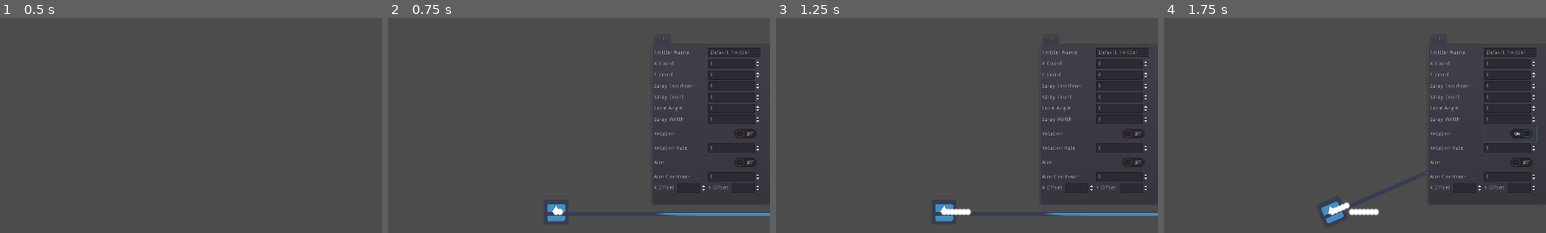
Above: before the commit, frames 1-4 (left to right).
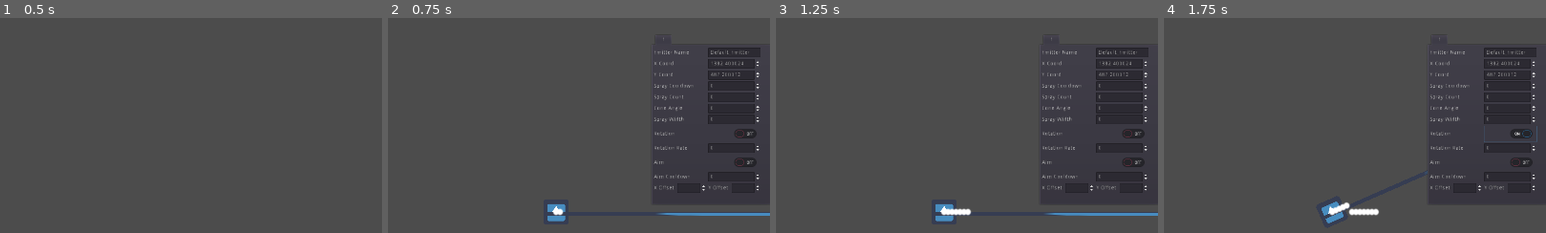
Above: after the commit, the same moments.

Repository: NosebleedPlant/Minnie-Danmaku-Tool
Game: Godot game, scene res://Scenes/Main.tscn
Same seed, same stepped clock (60 frames per second), same inputs: the game is played once before the commit and once after it. The engine's default icon, where the game draws it, is replaced by a stand-in: a white triangle on a blue panel in a dark square.
Inputs (mouse positions are % of the whole screen's width and height, from its top left):
- Up to frame 1 (0.5 s): no input
- Up to frame 2 (0.75 s): tap Enter at 0.5 s; move the mouse to (72, 45) at 0.52 s; right-click (72, 45) at 0.6 s; click (72, 45) at 0.67 s
- Up to frame 3 (1.25 s): no input
- Up to frame 4 (1.75 s): click (95, 27) at 1.25 s
The pictures show only the part of the screen within x 50-100%, y 0-50%; the shares and areas given below are measured in that part.

Frame 1 is identical in both runs. In frame 2, 0.1% of the frame differs, in the area x 84-93%, y 20-28%; in frame 3, 0.1%; in frame 4, 0.1%.

Commit message:
drag and move for emitter+field updating

Diff:
--- a/Scripts/Emitter.gd
+++ b/Scripts/Emitter.gd
@@ -25,7 +25,7 @@
 #_MAIN:
 func _process(delta):
 	if repositioning: reposition_Emitter(delta)
-# warning-ignore:standalone_ternary
+	# warning-ignore:standalone_ternary
 	aim(delta,player.position) if aim_enabled else rotate(delta)
 	shoot(delta)
 	return
--- a/Scripts/Main.gd
+++ b/Scripts/Main.gd
@@ -9,6 +9,7 @@
 var emitter_count = 0
 var editor
 #_MAIN:
+# warning-ignore:unused_argument
 func _process(delta):
 	if Input.is_action_just_pressed("mouse_right"):
 		#create new emitter at location of right click
@@ -20,11 +21,13 @@
 		#create tabs in editor for each new emitter spawned
 		if(emitter_count==1):#first emitter create both editor and tab
 			editor = _Editor.instance()
-			editor.get_node("Editor/Tab").set_emitter(emitter)
+			var tab = editor.get_node("Editor/Tab")
 			self.add_child(editor)
-			editor.get_node("Editor/Tab").name = str(emitter_count)
+			tab.set_emitter(emitter)
+			tab.name = str(emitter_count)
 		elif(emitter_count>1):#after that just create tab
 			var tab = _Tab.instance()
+			editor.get_node("Editor").add_child(tab)
+			tab.set_emitter(emitter)
 			tab.name = str(emitter_count)
-			editor.get_node("Editor").add_child(tab)
 	return
--- a/Scripts/Tab.gd
+++ b/Scripts/Tab.gd
@@ -1,6 +1,13 @@
 extends Tabs
 #_GLOBALS:
 var connectedEmitter
+var player_pos
+
+#_MAIN:
+# warning-ignore:unused_argument
+func _process(delta):
+	if(player_pos!=connectedEmitter.position):
+		set_position_field(connectedEmitter.position)
 
 #_SETTER GETTERS:
 #sets the emitter that this tab is responsible for
@@ -9,6 +16,16 @@
 func set_emitter(emitter):
 	connectedEmitter = emitter
 
+#sets the feilds for x,y
+#param:position vector of player
+#return: null
+func set_position_field(position):
+	get_node("Menu/X_Input").get_line_edit().text = str(position.x)
+	get_node("Menu/Y_Input").get_line_edit().text = str(position.y)
+	player_pos = position
+
 #_SYSTEM OVERRIEDS:
-func _on_SprayCooldown_Input_value_changed(value):
-	connectedEmitter.spray_cooldown = value
+func _on_set_Xoff(value):
+	connectedEmitter.position.x = value
+func _on_set_Yoff(value):
+	connectedEmitter.position.y = value
--- a/UI/Editor.tscn
+++ b/UI/Editor.tscn
@@ -1,7 +1,6 @@
-[gd_scene load_steps=3 format=2]
+[gd_scene load_steps=2 format=2]
 
 [ext_resource path="res://UI/Tab.tscn" type="PackedScene" id=1]
-[ext_resource path="res://Scripts/Tab.gd" type="Script" id=2]
 
 [node name="UI" type="CanvasLayer"]
 
@@ -22,4 +21,3 @@
 margin_top = 32.0
 margin_right = -4.0
 margin_bottom = -4.0
-script = ExtResource( 2 )
--- a/UI/Tab.tscn
+++ b/UI/Tab.tscn
@@ -1,13 +1,16 @@
-[gd_scene format=2]
+[gd_scene load_steps=2 format=2]
+
+[ext_resource path="res://Scripts/Tab.gd" type="Script" id=1]
 
 [node name="Tab" type="Tabs"]
 anchor_right = 1.0
 anchor_bottom = 1.0
-__meta__ = {
-"_edit_use_anchors_": false
-}
-
-[node name="Editior" type="GridContainer" parent="."]
+script = ExtResource( 1 )
+__meta__ = {
+"_edit_use_anchors_": false
+}
+
+[node name="Menu" type="GridContainer" parent="."]
 margin_right = 40.0
 margin_bottom = 40.0
 columns = 2
@@ -15,7 +18,7 @@
 "_edit_use_anchors_": false
 }
 
-[node name="Name" type="Label" parent="Editior"]
+[node name="Name" type="Label" parent="Menu"]
 margin_top = 5.0
 margin_right = 133.0
 margin_bottom = 19.0
@@ -24,13 +27,13 @@
 "_edit_use_anchors_": false
 }
 
-[node name="Name_Input" type="LineEdit" parent="Editior"]
+[node name="Name_Input" type="LineEdit" parent="Menu"]
 margin_left = 137.0
 margin_right = 269.0
 margin_bottom = 24.0
 text = "Default_Emitter"
 
-[node name="X" type="Label" parent="Editior"]
+[node name="X" type="Label" parent="Menu"]
 margin_top = 33.0
 margin_right = 133.0
 margin_bottom = 47.0
@@ -39,13 +42,13 @@
 "_edit_use_anchors_": false
 }
 
-[node name="X_Input" type="SpinBox" parent="Editior"]
+[node name="X_Input" type="SpinBox" parent="Menu"]
 margin_left = 137.0
 margin_top = 28.0
 margin_right = 269.0
 margin_bottom = 52.0
 
-[node name="Y" type="Label" parent="Editior"]
+[node name="Y" type="Label" parent="Menu"]
 margin_top = 61.0
 margin_right = 133.0
 margin_bottom = 75.0
@@ -54,13 +57,13 @@
 "_edit_use_anchors_": false
 }
 
-[node name="Y_Input" type="SpinBox" parent="Editior"]
+[node name="Y_Input" type="SpinBox" parent="Menu"]
 margin_left = 137.0
 margin_top = 56.0
 margin_right = 269.0
 margin_bottom = 80.0
 
-[node name="SprayCooldown" type="Label" parent="Editior"]
+[node name="SprayCooldown" type="Label" parent="Menu"]
 margin_top = 89.0
 margin_right = 133.0
 margin_bottom = 103.0
@@ -69,7 +72,7 @@
 "_edit_use_anchors_": false
 }
 
-[node name="SprayCooldown_Input" type="SpinBox" parent="Editior"]
+[node name="SprayCooldown_Input" type="SpinBox" parent="Menu"]
 margin_left = 137.0
 margin_top = 84.0
 margin_right = 269.0
@@ -79,7 +82,7 @@
 "_edit_use_anchors_": false
 }
 
-[node name="SprayCount" type="Label" parent="Editior"]
+[node name="SprayCount" type="Label" parent="Menu"]
 margin_top = 117.0
 margin_right = 133.0
 margin_bottom = 131.0
@@ -88,7 +91,7 @@
 "_edit_use_anchors_": false
 }
 
-[node name="SprayCount_Input" type="SpinBox" parent="Editior"]
+[node name="SprayCount_Input" type="SpinBox" parent="Menu"]
 margin_left = 137.0
 margin_top = 112.0
 margin_right = 269.0
@@ -97,7 +100,7 @@
 "_edit_use_anchors_": false
 }
 
-[node name="ConeAngle" type="Label" parent="Editior"]
+[node name="ConeAngle" type="Label" parent="Menu"]
 margin_top = 145.0
 margin_right = 133.0
 margin_bottom = 159.0
@@ -106,7 +109,7 @@
 "_edit_use_anchors_": false
 }
 
-[node name="ConeAngle_Input" type="SpinBox" parent="Editior"]
+[node name="ConeAngle_Input" type="SpinBox" parent="Menu"]
 margin_left = 137.0
 margin_top = 140.0
 margin_right = 269.0
@@ -115,7 +118,7 @@
 "_edit_use_anchors_": false
 }
 
-[node name="SpreadWidth" type="Label" parent="Editior"]
+[node name="SpreadWidth" type="Label" parent="Menu"]
 margin_top = 173.0
 margin_right = 133.0
 margin_bottom = 187.0
@@ -124,7 +127,7 @@
 "_edit_use_anchors_": false
 }
 
-[node name="SpreadWidth_Input" type="SpinBox" parent="Editior"]
+[node name="SpreadWidth_Input" type="SpinBox" parent="Menu"]
 margin_left = 137.0
 margin_top = 168.0
 margin_right = 269.0
@@ -133,7 +136,7 @@
 "_edit_use_anchors_": false
 }
 
-[node name="Rotaion" type="Label" parent="Editior"]
+[node name="Rotaion" type="Label" parent="Menu"]
 margin_top = 209.0
 margin_right = 133.0
 margin_bottom = 223.0
@@ -142,7 +145,7 @@
 "_edit_use_anchors_": false
 }
 
-[node name="Rotaion_Input" type="CheckButton" parent="Editior"]
+[node name="Rotaion_Input" type="CheckButton" parent="Menu"]
 margin_left = 137.0
 margin_top = 196.0
 margin_right = 269.0
@@ -151,7 +154,7 @@
 "_edit_use_anchors_": false
 }
 
-[node name="Rotation_Rate" type="Label" parent="Editior"]
+[node name="Rotation_Rate" type="Label" parent="Menu"]
 margin_top = 245.0
 margin_right = 133.0
 margin_bottom = 259.0
@@ -160,7 +163,7 @@
 "_edit_use_anchors_": false
 }
 
-[node name="Rotation_Rate_Input" type="SpinBox" parent="Editior"]
+[node name="Rotation_Rate_Input" type="SpinBox" parent="Menu"]
 margin_left = 137.0
 margin_top = 240.0
 margin_right = 269.0
@@ -169,7 +172,7 @@
 "_edit_use_anchors_": false
 }
 
-[node name="Aim" type="Label" parent="Editior"]
+[node name="Aim" type="Label" parent="Menu"]
 margin_top = 281.0
 margin_right = 133.0
 margin_bottom = 295.0
@@ -178,7 +181,7 @@
 "_edit_use_anchors_": false
 }
 
-[node name="Aim_Input" type="CheckButton" parent="Editior"]
+[node name="Aim_Input" type="CheckButton" parent="Menu"]
 margin_left = 137.0
 margin_top = 268.0
 margin_right = 269.0
@@ -187,7 +190,7 @@
 "_edit_use_anchors_": false
 }
 
-[node name="Aim_Cooldown" type="Label" parent="Editior"]
+[node name="Aim_Cooldown" type="Label" parent="Menu"]
 margin_top = 317.0
 margin_right = 133.0
 margin_bottom = 331.0
@@ -196,7 +199,7 @@
 "_edit_use_anchors_": false
 }
 
-[node name="Aim_Cooldown_Input" type="SpinBox" parent="Editior"]
+[node name="Aim_Cooldown_Input" type="SpinBox" parent="Menu"]
 margin_left = 137.0
 margin_top = 312.0
 margin_right = 269.0
@@ -205,7 +208,7 @@
 "_edit_use_anchors_": false
 }
 
-[node name="HBoxContainer" type="HBoxContainer" parent="Editior"]
+[node name="HBoxContainer" type="HBoxContainer" parent="Menu"]
 margin_top = 340.0
 margin_right = 133.0
 margin_bottom = 364.0
@@ -213,7 +216,7 @@
 "_edit_use_anchors_": false
 }
 
-[node name="X_Input" type="Label" parent="Editior/HBoxContainer"]
+[node name="X_Input" type="Label" parent="Menu/HBoxContainer"]
 margin_top = 5.0
 margin_right = 55.0
 margin_bottom = 19.0
@@ -222,7 +225,7 @@
 "_edit_use_anchors_": false
 }
 
-[node name="Xoffset_Input" type="SpinBox" parent="Editior/HBoxContainer"]
+[node name="Xoffset_Input" type="SpinBox" parent="Menu/HBoxContainer"]
 margin_left = 59.0
 margin_right = 133.0
 margin_bottom = 24.0
@@ -230,13 +233,13 @@
 "_edit_use_anchors_": false
 }
 
-[node name="HBoxContainer2" type="HBoxContainer" parent="Editior"]
+[node name="HBoxContainer2" type="HBoxContainer" parent="Menu"]
 margin_left = 137.0
 margin_top = 340.0
 margin_right = 269.0
 margin_bottom = 364.0
 
-[node name="Y" type="Label" parent="Editior/HBoxContainer2"]
+[node name="Y" type="Label" parent="Menu/HBoxContainer2"]
 margin_top = 5.0
 margin_right = 54.0
 margin_bottom = 19.0
@@ -245,10 +248,13 @@
 "_edit_use_anchors_": false
 }
 
-[node name="Yoffset_Input" type="SpinBox" parent="Editior/HBoxContainer2"]
+[node name="Yoffset_Input" type="SpinBox" parent="Menu/HBoxContainer2"]
 margin_left = 58.0
 margin_right = 132.0
 margin_bottom = 24.0
 __meta__ = {
 "_edit_use_anchors_": false
 }
+
+[connection signal="value_changed" from="Menu/X_Input" to="." method="_on_set_Xoff"]
+[connection signal="value_changed" from="Menu/Y_Input" to="." method="_on_set_Yoff"]
